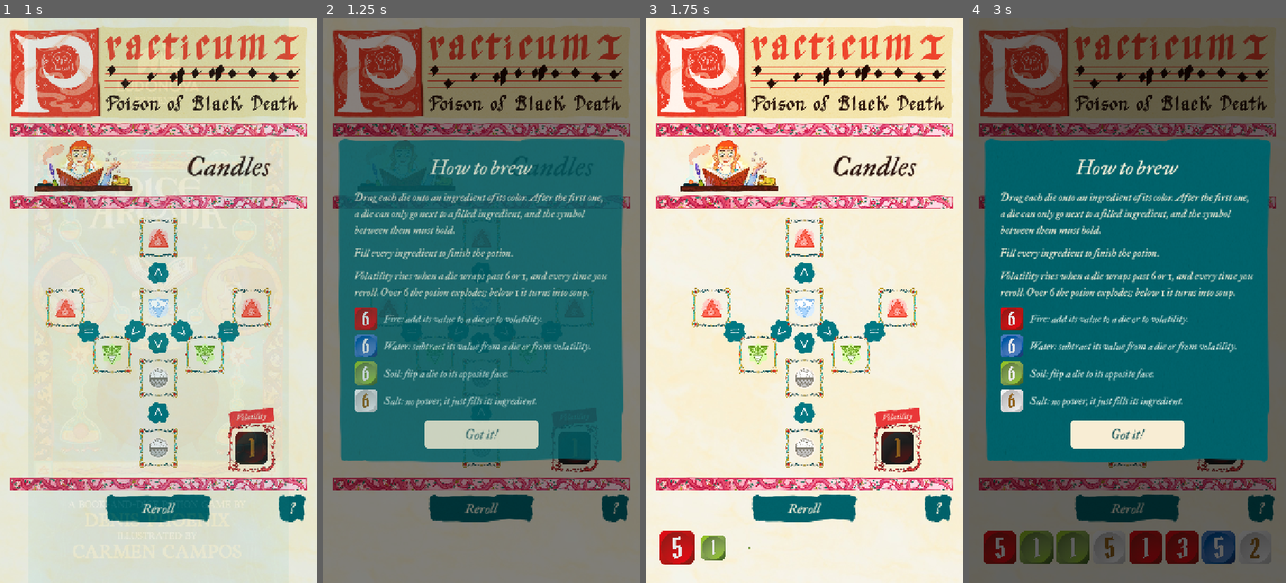
Above: before the commit, frames 1-4 (left to right).
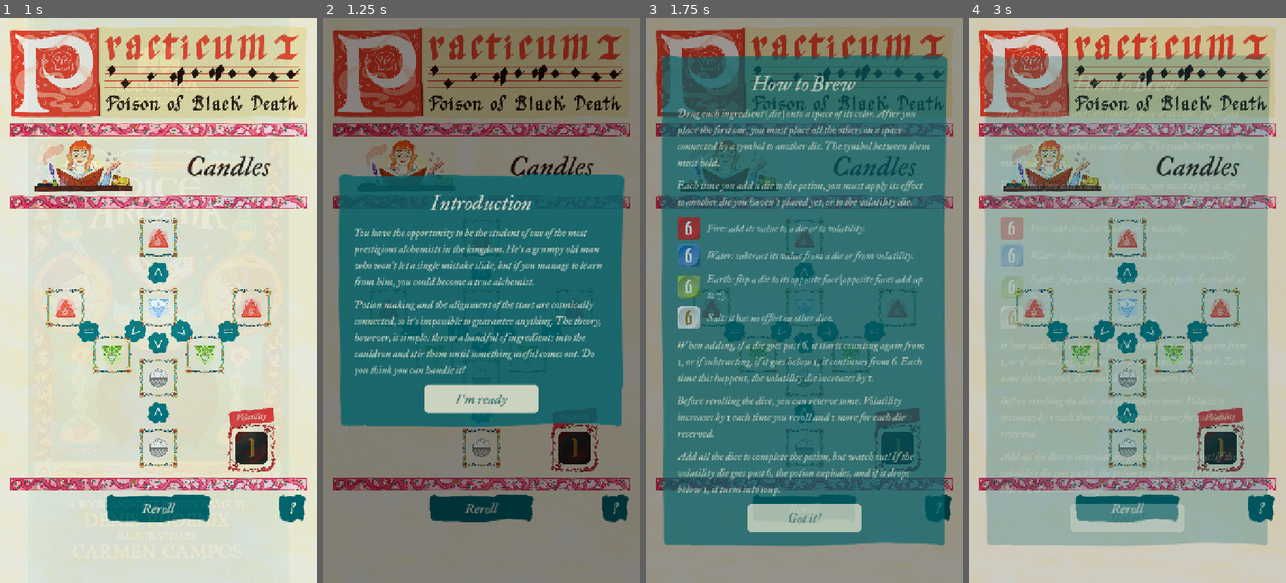
Above: after the commit, the same moments.

Repository: flipper83/pocimas
Game: Godot game, scene res://scenes/main.tscn
Same seed, same stepped clock (60 frames per second), same inputs: the game is played once before the commit and once after it.
Inputs:
- Up to frame 1 (1 s): click "Reroll" at 0.5 s
- Up to frame 2 (1.25 s): no input
- Up to frame 3 (1.75 s): click "Got it!" (after the commit: "I'm ready") at 1.25 s
- Up to frame 4 (3 s): click "?" at 2 s; click "Reroll" at 2.75 s

Frame 1 is identical in both runs. In frame 2, 23% of the frame differs, in the area x 4-96%, y 21-79%; in frame 3, 99%, in the area x 0-100%, y 0-100%; in frame 4, 98%.

Commit message:
feat: thematic intro, new rules texts and reroll cost per reserved die
- New first-run Introduction screen before the rules (shared NotePopup script, scrolls if it doesn't fit)
- Rules, end screens and power hint texts from the Dice Arcana copy doc (Soil renamed Earth)
- Reroll costs 1 volatility plus 1 per reserved die, shown live in the selection hint
- Success screen links to Ludonova; soup reuses the failure text for now

Co-Authored-By: Claude Opus 5.5 <noreply@anthropic.com>

Diff:
--- /dev/null
+++ b/scenes/ui/intro.tscn
@@ -0,0 +1,127 @@
+[gd_scene format=3 uid="uid://c8intro0001"]
+
+[ext_resource type="Script" path="res://scripts/note_popup.gd" id="1_popup"]
+[ext_resource type="Texture2D" path="res://assets/ui/note_panel.png" id="2_note"]
+
+[sub_resource type="StyleBoxTexture" id="StyleBoxTexture_panel"]
+content_margin_left = 36.0
+content_margin_top = 32.0
+content_margin_right = 36.0
+content_margin_bottom = 32.0
+texture = ExtResource("2_note")
+texture_margin_left = 12.0
+texture_margin_top = 12.0
+texture_margin_right = 12.0
+texture_margin_bottom = 12.0
+
+[sub_resource type="StyleBoxFlat" id="StyleBoxFlat_button"]
+content_margin_left = 24.0
+content_margin_top = 6.0
+content_margin_right = 24.0
+content_margin_bottom = 6.0
+bg_color = Color(0.97, 0.93, 0.83, 1)
+corner_radius_top_left = 10
+corner_radius_top_right = 10
+corner_radius_bottom_right = 10
+corner_radius_bottom_left = 10
+
+[sub_resource type="StyleBoxFlat" id="StyleBoxFlat_button_hover"]
+content_margin_left = 24.0
+content_margin_top = 6.0
+content_margin_right = 24.0
+content_margin_bottom = 6.0
+bg_color = Color(1, 0.98, 0.92, 1)
+corner_radius_top_left = 10
+corner_radius_top_right = 10
+corner_radius_bottom_right = 10
+corner_radius_bottom_left = 10
+
+[node name="Intro" type="CanvasLayer"]
+layer = 15
+script = ExtResource("1_popup")
+
+[node name="Root" type="Control" parent="."]
+layout_mode = 3
+anchors_preset = 15
+anchor_right = 1.0
+anchor_bottom = 1.0
+grow_horizontal = 2
+grow_vertical = 2
+
+[node name="Dim" type="ColorRect" parent="Root"]
+layout_mode = 1
+anchors_preset = 15
+anchor_right = 1.0
+anchor_bottom = 1.0
+grow_horizontal = 2
+grow_vertical = 2
+color = Color(0, 0, 0, 0.6)
+
+[node name="Center" type="CenterContainer" parent="Root"]
+layout_mode = 1
+anchors_preset = 15
+anchor_right = 1.0
+anchor_bottom = 1.0
+grow_horizontal = 2
+grow_vertical = 2
+mouse_filter = 2
+
+[node name="Panel" type="PanelContainer" parent="Root/Center"]
+unique_name_in_owner = true
+custom_minimum_size = Vector2(650, 0)
+layout_mode = 2
+theme_override_styles/panel = SubResource("StyleBoxTexture_panel")
+
+[node name="Layout" type="VBoxContainer" parent="Root/Center/Panel"]
+unique_name_in_owner = true
+layout_mode = 2
+theme_override_constants/separation = 18
+
+[node name="Title" type="Label" parent="Root/Center/Panel/Layout"]
+layout_mode = 2
+theme_override_colors/font_color = Color(0.99, 0.95, 0.86, 1)
+theme_override_font_sizes/font_size = 52
+text = "Introduction"
+horizontal_alignment = 1
+
+[node name="Scroll" type="ScrollContainer" parent="Root/Center/Panel/Layout"]
+unique_name_in_owner = true
+layout_mode = 2
+horizontal_scroll_mode = 0
+
+[node name="Content" type="VBoxContainer" parent="Root/Center/Panel/Layout/Scroll"]
+unique_name_in_owner = true
+layout_mode = 2
+size_flags_horizontal = 3
+mouse_filter = 1
+theme_override_constants/separation = 18
+
+[node name="Paragraph1" type="Label" parent="Root/Center/Panel/Layout/Scroll/Content"]
+layout_mode = 2
+theme_override_colors/font_color = Color(0.99, 0.95, 0.86, 1)
+theme_override_font_sizes/font_size = 27
+text = "You have the opportunity to be the student of one of the most prestigious alchemists in the kingdom. He's a grumpy old man who won't let a single mistake slide, but if you manage to learn from him, you could become a true alchemist."
+autowrap_mode = 3
+
+[node name="Paragraph2" type="Label" parent="Root/Center/Panel/Layout/Scroll/Content"]
+layout_mode = 2
+theme_override_colors/font_color = Color(0.99, 0.95, 0.86, 1)
+theme_override_font_sizes/font_size = 27
+text = "Potion making and the alignment of the stars are cosmically connected, so it's impossible to guarantee anything. The theory, however, is simple: throw a handful of ingredients into the cauldron and stir them until something useful comes out. Do you think you can handle it?"
+autowrap_mode = 3
+
+[node name="CloseButton" type="Button" parent="Root/Center/Panel/Layout"]
+unique_name_in_owner = true
+custom_minimum_size = Vector2(260, 64)
+layout_mode = 2
+size_flags_horizontal = 4
+theme_override_colors/font_color = Color(0.1, 0.33, 0.35, 1)
+theme_override_colors/font_hover_color = Color(0.1, 0.33, 0.35, 1)
+theme_override_colors/font_pressed_color = Color(0.1, 0.33, 0.35, 1)
+theme_override_colors/font_focus_color = Color(0.1, 0.33, 0.35, 1)
+theme_override_font_sizes/font_size = 34
+theme_override_styles/normal = SubResource("StyleBoxFlat_button")
+theme_override_styles/hover = SubResource("StyleBoxFlat_button_hover")
+theme_override_styles/pressed = SubResource("StyleBoxFlat_button")
+theme_override_styles/focus = SubResource("StyleBoxFlat_button")
+text = "I'm ready"
--- a/scenes/ui/tutorial.tscn
+++ b/scenes/ui/tutorial.tscn
@@ -1,6 +1,6 @@
 [gd_scene format=3 uid="uid://c8tutorial001"]
 
-[ext_resource type="Script" path="res://scripts/tutorial.gd" id="1_tut"]
+[ext_resource type="Script" path="res://scripts/note_popup.gd" id="1_popup"]
 [ext_resource type="Texture2D" path="res://assets/ui/note_panel.png" id="2_note"]
 [ext_resource type="Texture2D" path="res://assets/dice/red_6.png" id="3_red"]
 [ext_resource type="Texture2D" path="res://assets/dice/blue_6.png" id="4_blue"]
@@ -42,7 +42,7 @@
 
 [node name="Tutorial" type="CanvasLayer"]
 layer = 15
-script = ExtResource("1_tut")
+script = ExtResource("1_popup")
 
 [node name="Root" type="Control" parent="."]
 layout_mode = 3
@@ -71,58 +71,68 @@
 mouse_filter = 2
 
 [node name="Panel" type="PanelContainer" parent="Root/Center"]
+unique_name_in_owner = true
 custom_minimum_size = Vector2(650, 0)
 layout_mode = 2
 theme_override_styles/panel = SubResource("StyleBoxTexture_panel")
 
-[node name="Content" type="VBoxContainer" parent="Root/Center/Panel"]
+[node name="Layout" type="VBoxContainer" parent="Root/Center/Panel"]
+unique_name_in_owner = true
 layout_mode = 2
 theme_override_constants/separation = 18
 
-[node name="Title" type="Label" parent="Root/Center/Panel/Content"]
+[node name="Title" type="Label" parent="Root/Center/Panel/Layout"]
 layout_mode = 2
 theme_override_colors/font_color = Color(0.99, 0.95, 0.86, 1)
 theme_override_font_sizes/font_size = 52
-text = "How to brew"
+text = "How to Brew"
 horizontal_alignment = 1
 
-[node name="Rule1" type="Label" parent="Root/Center/Panel/Content"]
-layout_mode = 2
-theme_override_colors/font_color = Color(0.99, 0.95, 0.86, 1)
-theme_override_font_sizes/font_size = 27
-text = "Drag each die onto an ingredient of its color. After the first one, a die can only go next to a filled ingredient, and the symbol between them must hold."
-autowrap_mode = 3
-
-[node name="Rule2" type="Label" parent="Root/Center/Panel/Content"]
-layout_mode = 2
-theme_override_colors/font_color = Color(0.99, 0.95, 0.86, 1)
-theme_override_font_sizes/font_size = 27
-text = "Fill every ingredient to finish the potion."
-autowrap_mode = 3
-
-[node name="Rule3" type="Label" parent="Root/Center/Panel/Content"]
-layout_mode = 2
-theme_override_colors/font_color = Color(0.99, 0.95, 0.86, 1)
-theme_override_font_sizes/font_size = 27
-text = "Volatility rises when a die wraps past 6 or 1, and every time you reroll. Over 6 the potion explodes; below 1 it turns into soup."
-autowrap_mode = 3
-
-[node name="Dice" type="VBoxContainer" parent="Root/Center/Panel/Content"]
-layout_mode = 2
+[node name="Scroll" type="ScrollContainer" parent="Root/Center/Panel/Layout"]
+unique_name_in_owner = true
+layout_mode = 2
+horizontal_scroll_mode = 0
+
+[node name="Content" type="VBoxContainer" parent="Root/Center/Panel/Layout/Scroll"]
+unique_name_in_owner = true
+layout_mode = 2
+size_flags_horizontal = 3
+mouse_filter = 1
+theme_override_constants/separation = 18
+
+[node name="Paragraph1" type="Label" parent="Root/Center/Panel/Layout/Scroll/Content"]
+layout_mode = 2
+theme_override_colors/font_color = Color(0.99, 0.95, 0.86, 1)
+theme_override_font_sizes/font_size = 27
+text = "Drag each ingredient (die) onto a space of its color. After you place the first one, you must place all the others on a space connected by a symbol to another die. The symbol between them must hold."
+autowrap_mode = 3
+
+[node name="Paragraph2" type="Label" parent="Root/Center/Panel/Layout/Scroll/Content"]
+layout_mode = 2
+theme_override_colors/font_color = Color(0.99, 0.95, 0.86, 1)
+theme_override_font_sizes/font_size = 27
+text = "Each time you add a die to the potion, you must apply its effect to another die you haven't placed yet, or to the volatility die."
+autowrap_mode = 3
+
+[node name="Dice" type="VBoxContainer" parent="Root/Center/Panel/Layout/Scroll/Content"]
+layout_mode = 2
+mouse_filter = 1
 theme_override_constants/separation = 10
 
-[node name="RedRow" type="HBoxContainer" parent="Root/Center/Panel/Content/Dice"]
-layout_mode = 2
-theme_override_constants/separation = 16
-
-[node name="Icon" type="TextureRect" parent="Root/Center/Panel/Content/Dice/RedRow"]
-custom_minimum_size = Vector2(52, 52)
-layout_mode = 2
+[node name="RedRow" type="HBoxContainer" parent="Root/Center/Panel/Layout/Scroll/Content/Dice"]
+layout_mode = 2
+mouse_filter = 1
+theme_override_constants/separation = 16
+
+[node name="Icon" type="TextureRect" parent="Root/Center/Panel/Layout/Scroll/Content/Dice/RedRow"]
+custom_minimum_size = Vector2(52, 52)
+layout_mode = 2
+mouse_filter = 1
 texture = ExtResource("3_red")
 expand_mode = 1
 stretch_mode = 5
 
-[node name="Text" type="Label" parent="Root/Center/Panel/Content/Dice/RedRow"]
+[node name="Text" type="Label" parent="Root/Center/Panel/Layout/Scroll/Content/Dice/RedRow"]
 layout_mode = 2
 size_flags_horizontal = 3
 theme_override_colors/font_color = Color(0.88, 0.93, 0.9, 1)
@@ -131,18 +141,20 @@
 vertical_alignment = 1
 autowrap_mode = 3
 
-[node name="BlueRow" type="HBoxContainer" parent="Root/Center/Panel/Content/Dice"]
-layout_mode = 2
-theme_override_constants/separation = 16
-
-[node name="Icon" type="TextureRect" parent="Root/Center/Panel/Content/Dice/BlueRow"]
-custom_minimum_size = Vector2(52, 52)
-layout_mode = 2
+[node name="BlueRow" type="HBoxContainer" parent="Root/Center/Panel/Layout/Scroll/Content/Dice"]
+layout_mode = 2
+mouse_filter = 1
+theme_override_constants/separation = 16
+
+[node name="Icon" type="TextureRect" parent="Root/Center/Panel/Layout/Scroll/Content/Dice/BlueRow"]
+custom_minimum_size = Vector2(52, 52)
+layout_mode = 2
+mouse_filter = 1
 texture = ExtResource("4_blue")
 expand_mode = 1
 stretch_mode = 5
 
-[node name="Text" type="Label" parent="Root/Center/Panel/Content/Dice/BlueRow"]
+[node name="Text" type="Label" parent="Root/Center/Panel/Layout/Scroll/Content/Dice/BlueRow"]
 layout_mode = 2
 size_flags_horizontal = 3
 theme_override_colors/font_color = Color(0.88, 0.93, 0.9, 1)
@@ -151,47 +163,72 @@
 vertical_alignment = 1
 autowrap_mode = 3
 
-[node name="GreenRow" type="HBoxContainer" parent="Root/Center/Panel/Content/Dice"]
-layout_mode = 2
-theme_override_constants/separation = 16
-
-[node name="Icon" type="TextureRect" parent="Root/Center/Panel/Content/Dice/GreenRow"]
-custom_minimum_size = Vector2(52, 52)
-layout_mode = 2
+[node name="GreenRow" type="HBoxContainer" parent="Root/Center/Panel/Layout/Scroll/Content/Dice"]
+layout_mode = 2
+mouse_filter = 1
+theme_override_constants/separation = 16
+
+[node name="Icon" type="TextureRect" parent="Root/Center/Panel/Layout/Scroll/Content/Dice/GreenRow"]
+custom_minimum_size = Vector2(52, 52)
+layout_mode = 2
+mouse_filter = 1
 texture = ExtResource("5_green")
 expand_mode = 1
 stretch_mode = 5
 
-[node name="Text" type="Label" parent="Root/Center/Panel/Content/Dice/GreenRow"]
-layout_mode = 2
-size_flags_horizontal = 3
-theme_override_colors/font_color = Color(0.88, 0.93, 0.9, 1)
-theme_override_font_sizes/font_size = 26
-text = "Soil: flip a die to its opposite face."
-vertical_alignment = 1
-autowrap_mode = 3
-
-[node name="WhiteRow" type="HBoxContainer" parent="Root/Center/Panel/Content/Dice"]
-layout_mode = 2
-theme_override_constants/separation = 16
-
-[node name="Icon" type="TextureRect" parent="Root/Center/Panel/Content/Dice/WhiteRow"]
-custom_minimum_size = Vector2(52, 52)
-layout_mode = 2
+[node name="Text" type="Label" parent="Root/Center/Panel/Layout/Scroll/Content/Dice/GreenRow"]
+layout_mode = 2
+size_flags_horizontal = 3
+theme_override_colors/font_color = Color(0.88, 0.93, 0.9, 1)
+theme_override_font_sizes/font_size = 26
+text = "Earth: flip a die to its opposite face (opposite faces add up to 7)."
+vertical_alignment = 1
+autowrap_mode = 3
+
+[node name="WhiteRow" type="HBoxContainer" parent="Root/Center/Panel/Layout/Scroll/Content/Dice"]
+layout_mode = 2
+mouse_filter = 1
+theme_override_constants/separation = 16
+
+[node name="Icon" type="TextureRect" parent="Root/Center/Panel/Layout/Scroll/Content/Dice/WhiteRow"]
+custom_minimum_size = Vector2(52, 52)
+layout_mode = 2
+mouse_filter = 1
 texture = ExtResource("6_white")
 expand_mode = 1
 stretch_mode = 5
 
-[node name="Text" type="Label" parent="Root/Center/Panel/Content/Dice/WhiteRow"]
-layout_mode = 2
-size_flags_horizontal = 3
-theme_override_colors/font_color = Color(0.88, 0.93, 0.9, 1)
-theme_override_font_sizes/font_size = 26
-text = "Salt: no power, it just fills its ingredient."
-vertical_alignment = 1
-autowrap_mode = 3
-
-[node name="CloseButton" type="Button" parent="Root/Center/Panel/Content"]
+[node name="Text" type="Label" parent="Root/Center/Panel/Layout/Scroll/Content/Dice/WhiteRow"]
+layout_mode = 2
+size_flags_horizontal = 3
+theme_override_colors/font_color = Color(0.88, 0.93, 0.9, 1)
+theme_override_font_sizes/font_size = 26
+text = "Salt: it has no effect on other dice."
+vertical_alignment = 1
+autowrap_mode = 3
+
+[node name="Paragraph4" type="Label" parent="Root/Center/Panel/Layout/Scroll/Content"]
+layout_mode = 2
+theme_override_colors/font_color = Color(0.99, 0.95, 0.86, 1)
+theme_override_font_sizes/font_size = 27
+text = "When adding, if a die goes past 6, it starts counting again from 1, or if subtracting, if it goes below 1, it continues from 6. Each time this happens, the volatility die increases by 1."
+autowrap_mode = 3
+
+[node name="Paragraph5" type="Label" parent="Root/Center/Panel/Layout/Scroll/Content"]
+layout_mode = 2
+theme_override_colors/font_color = Color(0.99, 0.95, 0.86, 1)
+theme_override_font_sizes/font_size = 27
+text = "Before rerolling the dice, you can reserve some. Volatility increases by 1 each time you reroll and 1 more for each die reserved."
+autowrap_mode = 3
+
+[node name="Paragraph6" type="Label" parent="Root/Center/Panel/Layout/Scroll/Content"]
+layout_mode = 2
+theme_override_colors/font_color = Color(0.99, 0.95, 0.86, 1)
+theme_override_font_sizes/font_size = 27
+text = "Add all the dice to complete the potion, but watch out! If the volatility die goes past 6, the potion explodes, and if it drops below 1, it turns into soup."
+autowrap_mode = 3
+
+[node name="CloseButton" type="Button" parent="Root/Center/Panel/Layout"]
 unique_name_in_owner = true
 custom_minimum_size = Vector2(260, 64)
 layout_mode = 2
--- a/scripts/game.gd
+++ b/scripts/game.gd
@@ -9,6 +9,8 @@
 const VOLATILITY_SCENE := preload("res://scenes/volatility.tscn")
 const SPLASH_SCENE := preload("res://scenes/ui/splash_screen.tscn")
 const TUTORIAL_SCENE := preload("res://scenes/ui/tutorial.tscn")
+const INTRO_SCENE := preload("res://scenes/ui/intro.tscn")
+const STORE_URL := "https://ludonova.com"
 const SETTINGS_PATH := "user://settings.cfg"
 
 const ELEMENT_TYPES: Array = ["fire", "water", "salt", "grass"]
@@ -114,11 +116,17 @@
 	if _tutorial_seen():
 		_finish_intro()
 	else:
-		_show_tutorial()
+		_show_story()
+
+# Introducción temática: solo la primera vez, antes de las reglas.
+func _show_story() -> void:
+	var story: NotePopup = INTRO_SCENE.instantiate()
+	add_child(story)
+	story.closed.connect(_show_tutorial)
 
 func _show_tutorial() -> void:
 	_intro_active = true
-	var tutorial: Tutorial = TUTORIAL_SCENE.instantiate()
+	var tutorial: NotePopup = TUTORIAL_SCENE.instantiate()
 	add_child(tutorial)
 	tutorial.closed.connect(_on_tutorial_closed)
 
@@ -317,7 +325,7 @@
 			_power_hint_title.text = "Water: subtract %d from a die" % placed_value
 			_power_hint_detail.text = "If it drops below 1, it wraps around and volatility rises"
 		"grass":
-			_power_hint_title.text = "Soil: flip a die to its opposite face"
+			_power_hint_title.text = "Earth: flip a die to its opposite face"
 			_power_hint_detail.text = "Flipping does not raise volatility"
 	_power_hint_detail.text += "\nTap a die or the volatility die"
 	_power_hint.visible = true
@@ -700,8 +708,9 @@
 			_enter_reroll_selection(_reroll_candidates())
 		State.SELECTING_REROLL:
 			var selected := _reroll_selection.duplicate()
+			var cost := _reroll_cost()
 			_exit_reroll_selection()
-			_reroll_dice(selected)
+			_reroll_dice(selected, cost)
 
 func _reroll_candidates() -> Array[DieNode]:
 	var result: Array[DieNode] = []
@@ -716,7 +725,7 @@
 	_reroll_selection = candidates.duplicate()
 	_overlay.visible = true
 	_power_hint_title.text = "Choose the dice to reroll"
-	_power_hint_detail.text = "Tap a die to keep it\nRerolling raises volatility by 1"
+	_update_reroll_hint()
 	_power_hint.visible = true
 	_power_hint.reset_size()
 	_power_hint.modulate.a = 0.0
@@ -748,20 +757,29 @@
 		_reroll_selection.erase(die)
 	_set_reroll_marked(die, marked)
 	_reroll_btn.disabled = _reroll_selection.is_empty()
+	_update_reroll_hint()
+
+# Relanzar cuesta 1 de volatilidad, y 1 más por cada dado reservado.
+func _reroll_cost() -> int:
+	return 1 + _reroll_candidates().size() - _reroll_selection.size()
+
+func _update_reroll_hint() -> void:
+	_power_hint_detail.text = "Tap a die to reserve it\nVolatility rises by %d" % _reroll_cost()
+	_power_hint.reset_size()
 
 # Los marcados quedan resaltados sobre el overlay; los desmarcados, debajo (oscurecidos).
 func _set_reroll_marked(die: DieNode, marked: bool) -> void:
 	die.set_highlighted(marked)
 	die.z_index = 6 if marked else 1
 
-func _reroll_dice(dice: Array[DieNode]) -> void:
+func _reroll_dice(dice: Array[DieNode], volatility_cost: int) -> void:
 	for die: DieNode in dice:
 		die.die_value = randi_range(1, 6)
 		die.update_value_display()
-	_increase_volatility()
-
-func _increase_volatility() -> void:
-	_volatility.die_value += 1
+	_increase_volatility(volatility_cost)
+
+func _increase_volatility(amount: int = 1) -> void:
+	_volatility.die_value += amount
 	_volatility.update_value_display()
 	if _volatility.die_value > 6:
 		_end_game_after(Outcome.EXPLOSION, 0.35)
@@ -799,25 +817,22 @@
 	center.add_child(box)
 
 	var title := Label.new()
-	match outcome:
-		Outcome.EXPLOSION: title.text = "The potion is unstable!"
-		Outcome.SOUP: title.text = "Disgusting soup!"
-		Outcome.POTION_READY: title.text = "The potion is ready!"
+	if outcome == Outcome.POTION_READY:
+		title.text = "Congratulations, you've completed your first potion!"
+	else:
+		title.text = "Unfortunately, your potion has become too unstable!"
 	title.horizontal_alignment = HORIZONTAL_ALIGNMENT_CENTER
 	title.autowrap_mode = TextServer.AUTOWRAP_WORD_SMART
 	title.custom_minimum_size = Vector2(content_w, 0)
-	title.add_theme_font_size_override("font_size", 58)
+	title.add_theme_font_size_override("font_size", 50)
 	title.add_theme_color_override("font_color", Color.WHITE)
 	box.add_child(title)
 
 	var msg := Label.new()
-	match outcome:
-		Outcome.EXPLOSION:
-			msg.text = "Clean up the lab,\nfix whatever blew up\nand start over."
-		Outcome.SOUP:
-			msg.text = "The potion has been neutralized.\nYou just brewed\na disgusting soup."
-		Outcome.POTION_READY:
-			msg.text = "Every ingredient is in place.\nThe Poison of Black Death\nis ready."
+	if outcome == Outcome.POTION_READY:
+		msg.text = "If you want to continue your learning and become a true alchemist, look for Dice Arcana in your trusted store."
+	else:
+		msg.text = "Clean up the lab,\nfix whatever blew up\nand start over."
 	msg.horizontal_alignment = HORIZONTAL_ALIGNMENT_CENTER
 	msg.autowrap_mode = TextServer.AUTOWRAP_WORD_SMART
 	msg.custom_minimum_size = Vector2(content_w, 0)
@@ -825,8 +840,18 @@
 	msg.add_theme_color_override("font_color", Color(0.85, 0.85, 0.85, 1.0))
 	box.add_child(msg)
 
+	if outcome == Outcome.POTION_READY:
+		var store_btn := _make_game_over_button("Find Dice Arcana")
+		store_btn.pressed.connect(func(): OS.shell_open(STORE_URL))
+		box.add_child(store_btn)
+
+	var btn := _make_game_over_button("Play again" if outcome == Outcome.POTION_READY else "Start over")
+	btn.pressed.connect(func(): get_tree().reload_current_scene())
+	box.add_child(btn)
+
+func _make_game_over_button(text: String) -> Button:
 	var btn := Button.new()
-	btn.text = "Play again" if outcome == Outcome.POTION_READY else "Start over"
+	btn.text = text
 	btn.add_theme_font_size_override("font_size", 38)
 	for color_name: String in ["font_color", "font_hover_color", "font_pressed_color", "font_focus_color"]:
 		btn.add_theme_color_override(color_name, NOTE_TEXT_COLOR)
@@ -838,8 +863,7 @@
 	btn.add_theme_stylebox_override("hover", style_hover)
 	btn.custom_minimum_size = Vector2(LevelPage.DESIGN_SIZE.x * 0.65, 76)
 	btn.size_flags_horizontal = Control.SIZE_SHRINK_CENTER
-	btn.pressed.connect(func(): get_tree().reload_current_scene())
-	box.add_child(btn)
+	return btn
 
 func _event_pos(event: InputEvent) -> Vector2:
 	# En pantallas táctiles Godot también emite un evento de ratón emulado por
--- /dev/null
+++ b/scripts/note_popup.gd
@@ -0,0 +1,50 @@
+class_name NotePopup
+extends CanvasLayer
+
+# Panel de texto a pantalla completa (introducción, reglas); se cierra con el botón.
+# Si el contenido no cabe en pantalla, la parte central hace scroll.
+
+signal closed
+
+@export var fade_time: float = 0.25
+@export var screen_margin: float = 40.0
+
+var _closing: bool = false
+
+@onready var _root: Control = $Root
+@onready var _panel: PanelContainer = %Panel
+@onready var _layout_box: VBoxContainer = %Layout
+@onready var _scroll: ScrollContainer = %Scroll
+@onready var _content: Control = %Content
+@onready var _close_button: Button = %CloseButton
+
+func _ready() -> void:
+	_close_button.pressed.connect(_on_close_pressed)
+	_content.minimum_size_changed.connect(_fit_to_screen)
+	get_viewport().size_changed.connect(_fit_to_screen)
+	_fit_to_screen.call_deferred()
+	_root.modulate.a = 0.0
+	create_tween().tween_property(_root, "modulate:a", 1.0, fade_time)
+
+# Limita el alto del scroll a lo que queda libre en pantalla.
+func _fit_to_screen() -> void:
+	var style := _panel.get_theme_stylebox("panel")
+	var chrome := style.get_minimum_size().y
+	var separation := _layout_box.get_theme_constant("separation") * (_layout_box.get_child_count() - 1)
+	for child: Control in _layout_box.get_children():
+		if child != _scroll:
+			chrome += child.get_combined_minimum_size().y
+	var available := get_viewport().get_visible_rect().size.y - screen_margin * 2.0 - chrome - separation
+	_scroll.custom_minimum_size.y = clampf(_content.get_combined_minimum_size().y, 0.0, maxf(available, 120.0))
+
+func _on_close_pressed() -> void:
+	if _closing:
+		return
+	_closing = true
+	var tween := create_tween()
+	tween.tween_property(_root, "modulate:a", 0.0, fade_time)
+	tween.tween_callback(_on_faded_out)
+
+func _on_faded_out() -> void:
+	closed.emit()
+	queue_free()
--- a/scripts/tutorial.gd
+++ /dev/null
@@ -1,30 +0,0 @@
-class_name Tutorial
-extends CanvasLayer
-
-# Explicación breve de las reglas; se cierra con el botón.
-
-signal closed
-
-@export var fade_time: float = 0.25
-
-var _closing: bool = false
-
-@onready var _root: Control = $Root
-@onready var _close_button: Button = %CloseButton
-
-func _ready() -> void:
-	_close_button.pressed.connect(_on_close_pressed)
-	_root.modulate.a = 0.0
-	create_tween().tween_property(_root, "modulate:a", 1.0, fade_time)
-
-func _on_close_pressed() -> void:
-	if _closing:
-		return
-	_closing = true
-	var tween := create_tween()
-	tween.tween_property(_root, "modulate:a", 0.0, fade_time)
-	tween.tween_callback(_on_faded_out)
-
-func _on_faded_out() -> void:
-	closed.emit()
-	queue_free()
Renamed: scripts/tutorial.gd.uid -> scripts/note_popup.gd.uid
